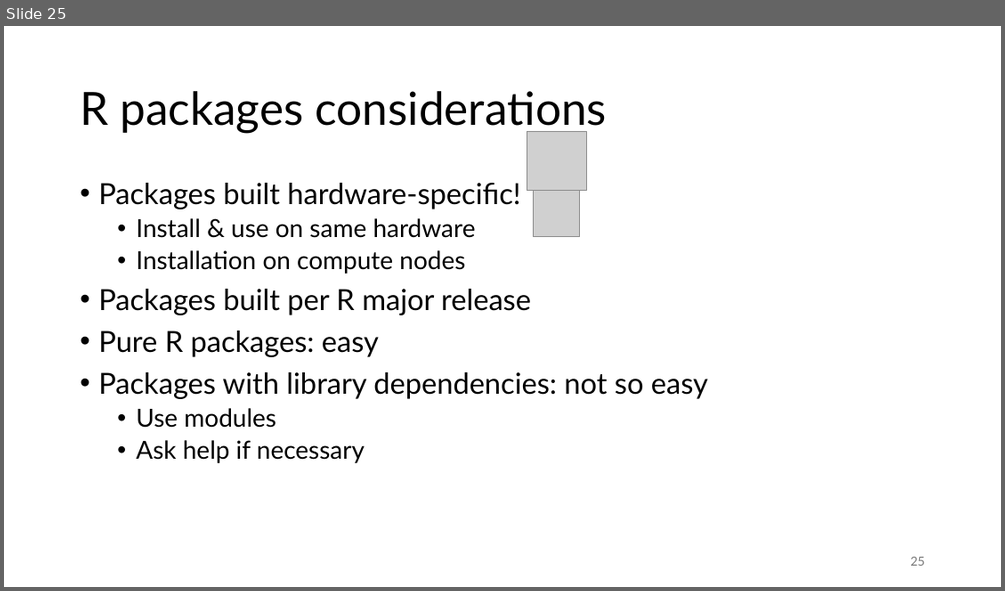
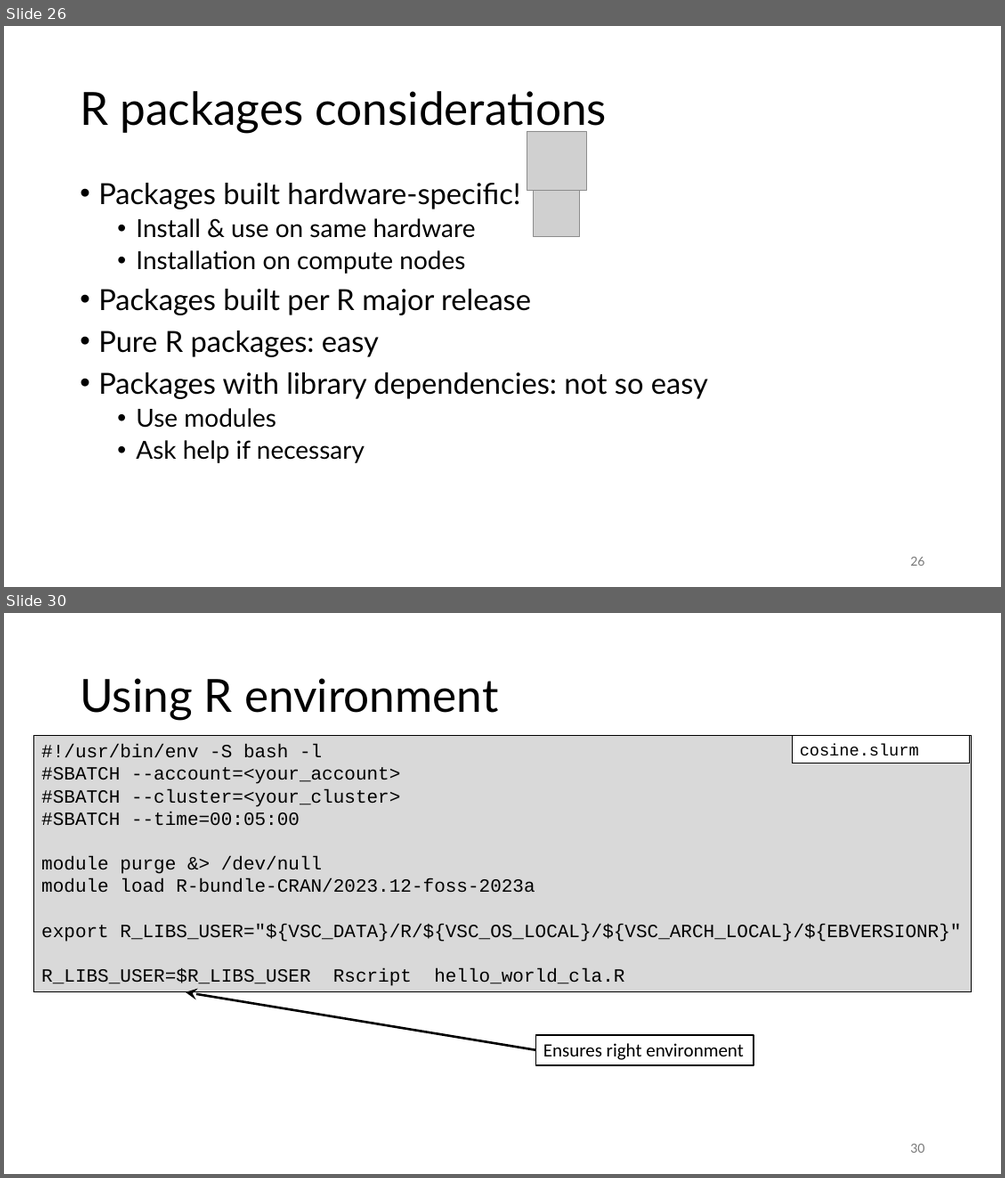
Before and after one commit to gjbex/Best-practices-for-data-science-on-HPC, a slide deck: best_practices_for_data_science_on_hpc.pptx. Shown one above the other, each under a label of ours: slide 25 before the commit, slides 26 and 30 after it; the slides between them are not shown. The pictures are 1005x591 and 1005x1178 pixels, drawn with LibreOffice and Linux fonts; fonts in the diff are those of the drawing; grey boxes stand for pictures. Boxes give left, top, right and bottom in pixels: in the first picture for what was removed or moved away, otherwise in the second. Text is boxed around its words. In the diff, an @@ line names an element or a change of style, - is before the commit and + after.

Commit message:
Add slides on condad and R environments

```diff
--- a/best_practices_for_data_science_on_hpc.pptx
+++ b/best_practices_for_data_science_on_hpc.pptx
@@ slide 30 added at bbox=[4, 613, 1001, 1174], background #FFFFFF @@
@@ title added at bbox=[80, 678, 498, 720], 44 pt, text #000000 @@
+Using R environment
@@ rectangle added at bbox=[34, 736, 971, 992], fill #D9D9D9, outline #000000 0.75 pt, 18 pt, text #000000 @@
+#!/usr/bin/env -S bash -l
+#SBATCH --account=<your_account>
+#SBATCH --cluster=<your_cluster>
+#SBATCH --time=00:05:00
+module purge &> /dev/null
+module load R-bundle-CRAN/2023.12-foss-2023a
+export R_LIBS_USER="${VSC_DATA}/R/${VSC_OS_LOCAL}/${VSC_ARCH_LOCAL}/${EBVERSIONR}"
+R_LIBS_USER=$R_LIBS_USER Rscript hello_world_cla.R
@@ rectangle added at bbox=[793, 736, 970, 763], fill #FFFFFF, outline #000000 0.75 pt, 16 pt, text #000000 @@
+cosine.slurm
@@ arrow added from (535, 1050) to (186, 992), #000000 2.25 pt @@
@@ rectangle added at bbox=[535, 1035, 753, 1064], fill #FFFFFF, outline #000000 1.5 pt, 18 pt, text #000000 @@
+Ensures right environment
@@ page number added at bbox=[910, 1143, 924, 1152], 12 pt, text #797979 @@
+30
@@ what was slide 25 is now slide 26 @@
@@ page number at bbox=[910, 556, 924, 565]: text changed @@
-25
+26
```
Also in this commit, not shown: 3 slides changed, 3 other slides added, 2 slides removed.
